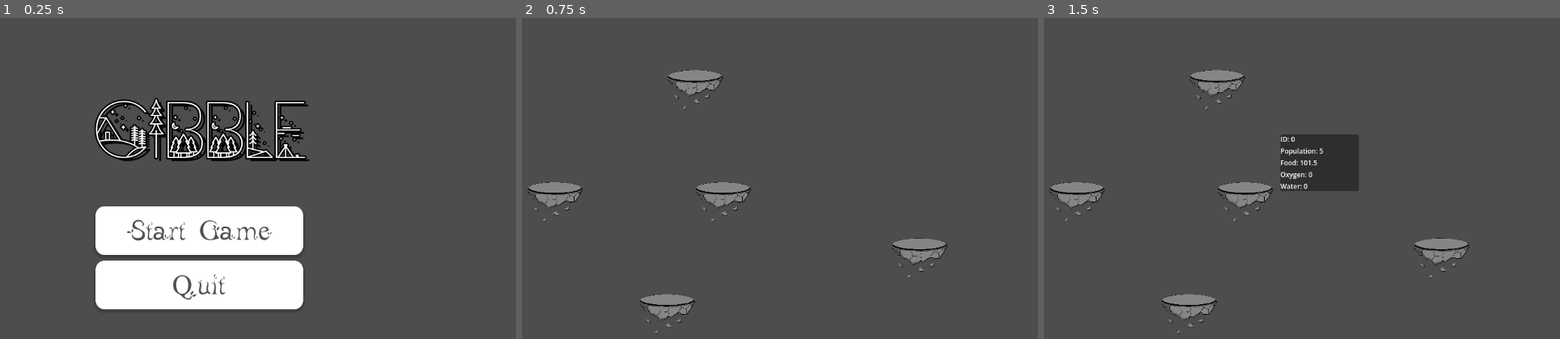
Above: before the commit, frames 1-3 (left to right).
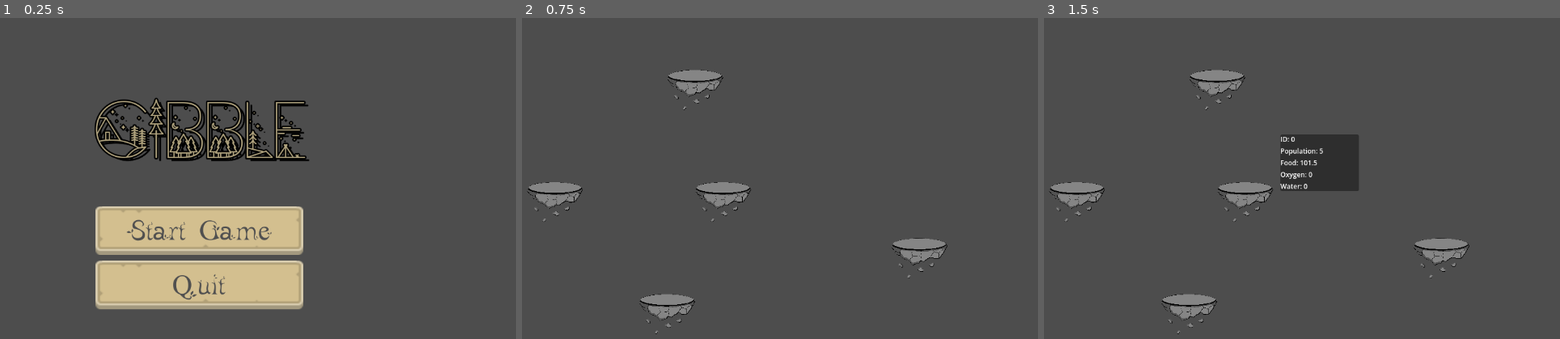
Above: after the commit, the same moments.

Repository: AvilaAndre/GlobalGameJam2025
Game: Godot game, scene res://scenes/main_menu.tscn
Two runs of this game, one before a commit and one after it. Both use one fixed random seed, a clock stepped at 60 frames per second and the inputs below.
Inputs (mouse positions are in pixels of both pictures, inside the frame that each line leads up to):
- Up to frame 1 (0.25 s): no input
- Up to frame 2 (0.75 s): click "Start Game" at 0.5 s
- Up to frame 3 (1.5 s): tap Enter at 1.25 s; move the mouse to (1245, 200) at 1.27 s; click (1245, 200) at 1.42 s

The runs differ from the first frame. In frame 1, 13% of the frame differs, in the area x 18-60%, y 25-91%; in frame 2, nothing differs; in frame 3, nothing differs.

Commit message:
tweak: main menu textures

Diff:
--- a/scenes/main_menu.tscn
+++ b/scenes/main_menu.tscn
@@ -1,23 +1,32 @@
-[gd_scene load_steps=7 format=3 uid="uid://c7sy5dafirmnf"]
+[gd_scene load_steps=13 format=3 uid="uid://c7sy5dafirmnf"]
 
 [ext_resource type="FontFile" uid="uid://f2utpf5shd76" path="res://leaf1.TTF" id="1_kchuh"]
 [ext_resource type="FontFile" uid="uid://261qfglr4ny2" path="res://Nature Impact Demo.ttf" id="1_qg4up"]
 [ext_resource type="Script" path="res://scenes/main_menu.gd" id="1_ttcrk"]
+[ext_resource type="Texture2D" uid="uid://bycasxjedmxtn" path="res://buttonLong_beige_pressed.png" id="4_5e3r4"]
+[ext_resource type="Texture2D" uid="uid://c4iw1wpunl1hu" path="res://buttonLong_beige.png" id="5_nnt1x"]
 
 [sub_resource type="StyleBoxTexture" id="StyleBoxTexture_xobkk"]
 
-[sub_resource type="StyleBoxFlat" id="StyleBoxFlat_sines"]
-bg_color = Color(0.396889, 0.396889, 0.396889, 1)
+[sub_resource type="StyleBoxTexture" id="StyleBoxTexture_f5k8b"]
+texture = ExtResource("5_nnt1x")
+modulate_color = Color(0.310617, 0.310617, 0.310617, 1)
 
-[sub_resource type="StyleBoxFlat" id="StyleBoxFlat_lmeri"]
-bg_color = Color(1, 1, 1, 1)
-corner_radius_top_left = 16
-corner_radius_top_right = 16
-corner_radius_bottom_right = 16
-corner_radius_bottom_left = 16
-shadow_color = Color(0, 0, 0, 0.203922)
-shadow_size = 5
-shadow_offset = Vector2(0, 3.41)
+[sub_resource type="StyleBoxTexture" id="StyleBoxTexture_5j0l5"]
+texture = ExtResource("4_5e3r4")
+
+[sub_resource type="StyleBoxTexture" id="StyleBoxTexture_k8q4i"]
+texture = ExtResource("5_nnt1x")
+
+[sub_resource type="StyleBoxTexture" id="StyleBoxTexture_wkhjc"]
+texture = ExtResource("5_nnt1x")
+modulate_color = Color(0.309804, 0.309804, 0.309804, 1)
+
+[sub_resource type="StyleBoxTexture" id="StyleBoxTexture_20ws3"]
+texture = ExtResource("4_5e3r4")
+
+[sub_resource type="StyleBoxTexture" id="StyleBoxTexture_cvbiy"]
+texture = ExtResource("5_nnt1x")
 
 [node name="MainMenu" type="Control"]
 layout_mode = 3
@@ -50,6 +59,7 @@
 offset_bottom = -54.0
 grow_horizontal = 2
 grow_vertical = 2
+theme_override_colors/font_color = Color(0.690336, 0.640311, 0.493889, 1)
 theme_override_colors/font_shadow_color = Color(0, 0, 0, 1)
 theme_override_constants/shadow_offset_x = 7
 theme_override_constants/shadow_offset_y = 5
@@ -83,8 +93,9 @@
 theme_override_colors/font_color = Color(0.310617, 0.310617, 0.310617, 1)
 theme_override_fonts/font = ExtResource("1_kchuh")
 theme_override_font_sizes/font_size = 50
-theme_override_styles/hover = SubResource("StyleBoxFlat_sines")
-theme_override_styles/normal = SubResource("StyleBoxFlat_lmeri")
+theme_override_styles/hover = SubResource("StyleBoxTexture_f5k8b")
+theme_override_styles/pressed = SubResource("StyleBoxTexture_5j0l5")
+theme_override_styles/normal = SubResource("StyleBoxTexture_k8q4i")
 text = "Start Game"
 
 [node name="Quit Button" type="Button" parent="VBoxContainer"]
@@ -94,8 +105,9 @@
 theme_override_colors/font_color = Color(0.310617, 0.310617, 0.310617, 1)
 theme_override_fonts/font = ExtResource("1_kchuh")
 theme_override_font_sizes/font_size = 50
-theme_override_styles/hover = SubResource("StyleBoxFlat_sines")
-theme_override_styles/normal = SubResource("StyleBoxFlat_lmeri")
+theme_override_styles/hover = SubResource("StyleBoxTexture_wkhjc")
+theme_override_styles/pressed = SubResource("StyleBoxTexture_20ws3")
+theme_override_styles/normal = SubResource("StyleBoxTexture_cvbiy")
 text = "Quit
 "
 
Binary file added: buttonLong_beige.png
Binary file added: buttonLong_beige_pressed.png
